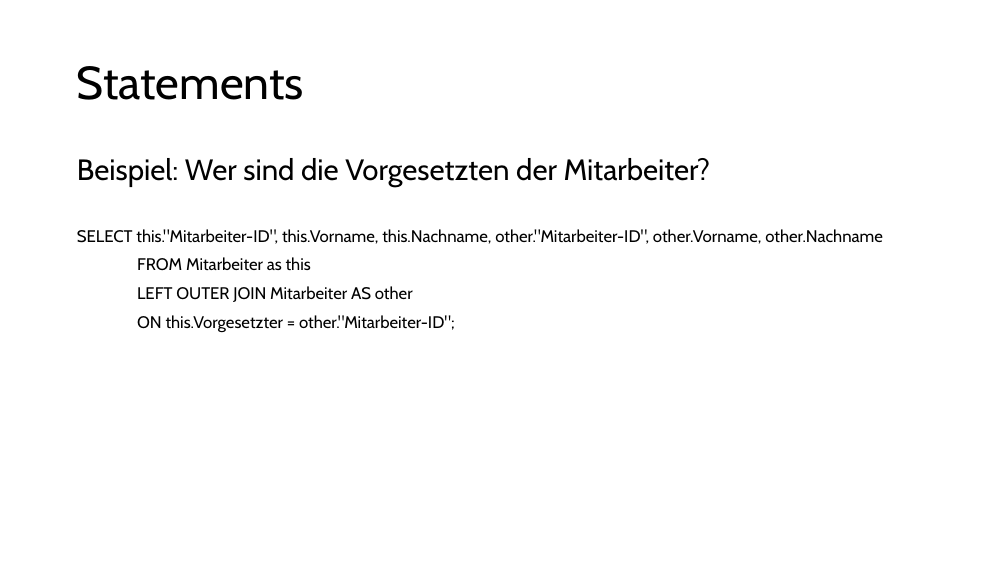
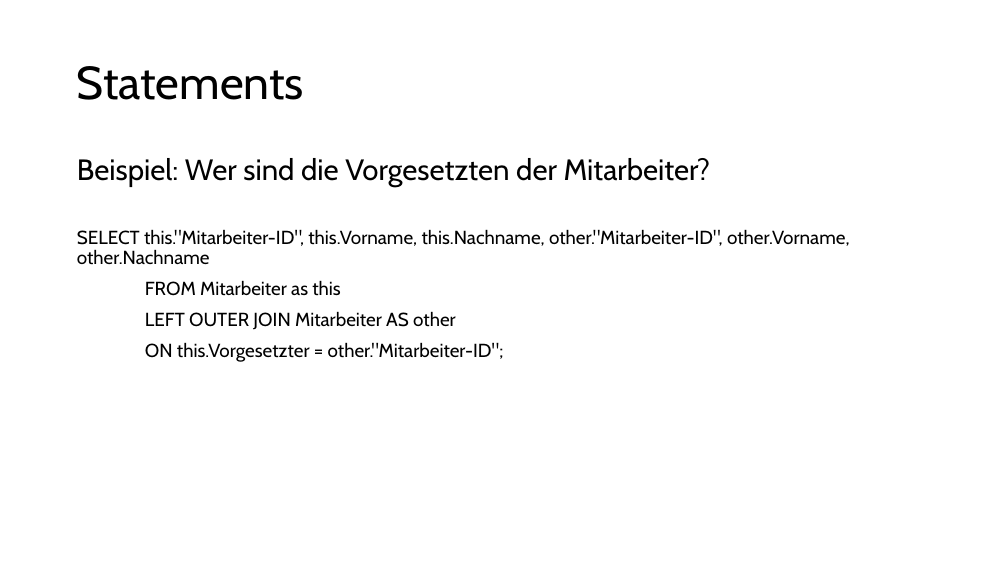
Before and after one commit to ChrisiCrafter27/SupermarketDatabase, a slide deck: slide 18 of src/resources/DatenbankProjektPräsi.pptx (slide 15 before the commit). Drawn at 1008x567 pixels with LibreOffice and Linux fonts; fonts in the diff are those of the drawing. Boxes give left, top, right and bottom in pixels: in the first picture for what was removed or moved away, otherwise in the second. Text is boxed around its words. In the diff, an @@ line names an element or a change of style, - is before the commit and + after.

```diff
--- a/src/resources/DatenbankProjektPräsi.pptx
+++ b/src/resources/DatenbankProjektPräsi.pptx
@@ text at box(77, 229, 850, 362): size 16 to 18 pt in "SELECT this."Mitarbeiter-ID", this.Vorname, this.Nachname, o ...", "FROM Mitarbeiter as this", "LEFT OUTER JOIN Mitarbeiter AS other", "ON this.Vorgesetzter = other."Mitarbeiter-ID";" @@
```
Also in this commit, not shown: 3 other slides changed, 3 slides added, 2 other files.
